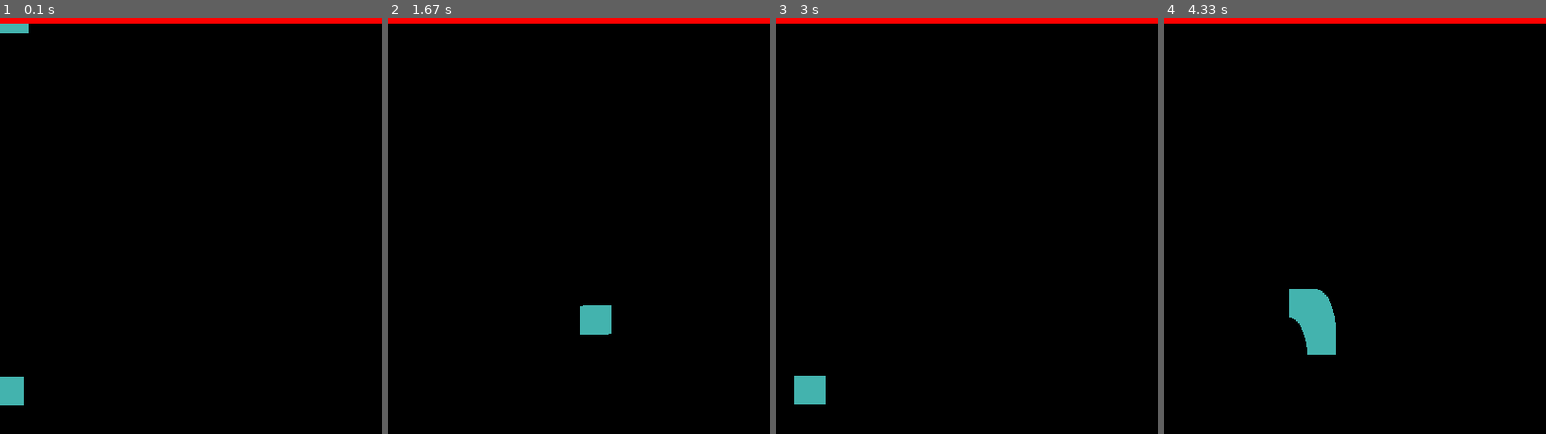
Above: before the commit, frames 1-4 (left to right).
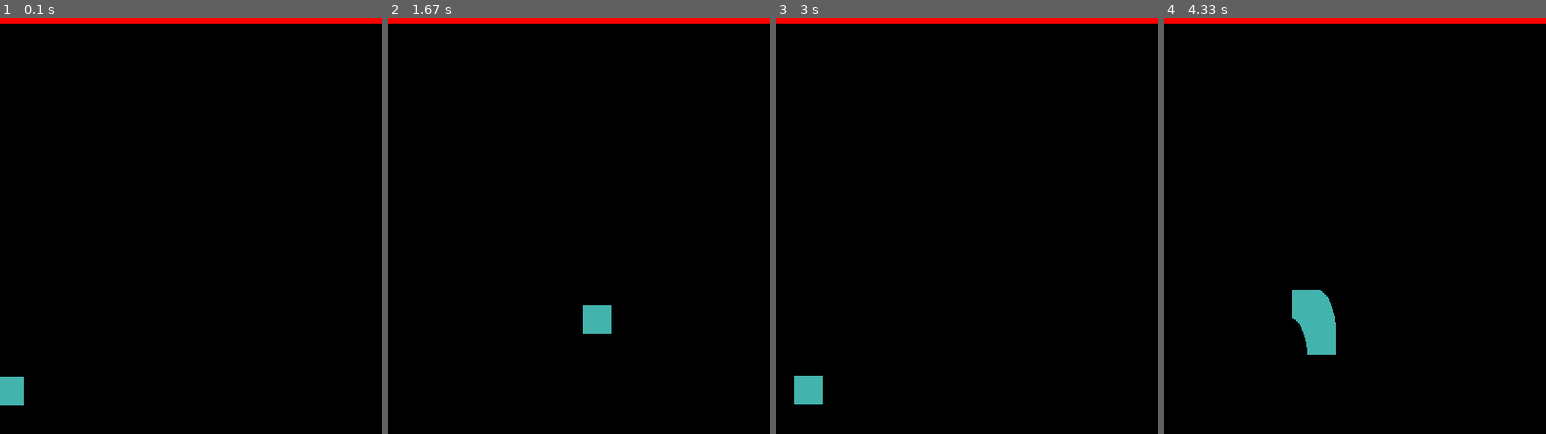
Above: after the commit, the same moments.

Repository: svidovich/python-experiments
Game: pygame game, started from pygame-something/sample.py
The game is run twice, just before and just after one commit, with the same random seed, the same clock (stepped at 60 frames per second) and the same inputs.
Inputs:
- Up to frame 1 (0.1 s): no input
- Up to frame 2 (1.67 s): hold Right 0.33-0.8 s; hold Up 0.83-1.13 s; hold Right 1.17-1.63 s
- Up to frame 3 (3 s): hold Left 1.67-2.2 s; hold Down 2.23-2.53 s; hold Left 2.57-2.97 s
- Up to frame 4 (4.33 s): hold Up 3-3.37 s; hold Right 3.4-4.03 s; hold Down from 4.07 s (still down)

The runs differ from the first frame. In frame 1, 0.2% of the frame differs, in the area x 0-8%, y 1-4%; in frame 2, less than 0.1%; in frame 3, less than 0.1%; in frame 4, less than 0.1%.

Commit message:
Try to improve tearing

Diff:
--- a/pygame-something/sample.py
+++ b/pygame-something/sample.py
@@ -77,6 +77,7 @@
 
         self.rectangle.midbottom = self.position
 
+
 class Platform(Sprite):
     PLATFORM_DEFAULT_FILL = (255, 0, 0)
     PLATFORM_DEFAULT_SIZE = (WIDTH // 4, 20)
@@ -107,6 +108,9 @@
     all_sprites.add([platform_1, player_1])
 
     while True:
+        pygame.display.update()
+        player_1.move()
+
         event: Event
         for event in pygame.event.get():
             if event.type == pygame.QUIT:
@@ -114,15 +118,13 @@
                 sys.exit(0)
             display_surface.fill(BLACK)
 
+
         entity: Sprite
         for entity in all_sprites:
-            import pdb
+            # import pdb
             # pdb.set_trace()
             display_surface.blit(source=entity.surface, dest=entity.rectangle)
 
-        player_1.move()
-
-        pygame.display.update()
         game_clock.tick(FPS)
 
 
